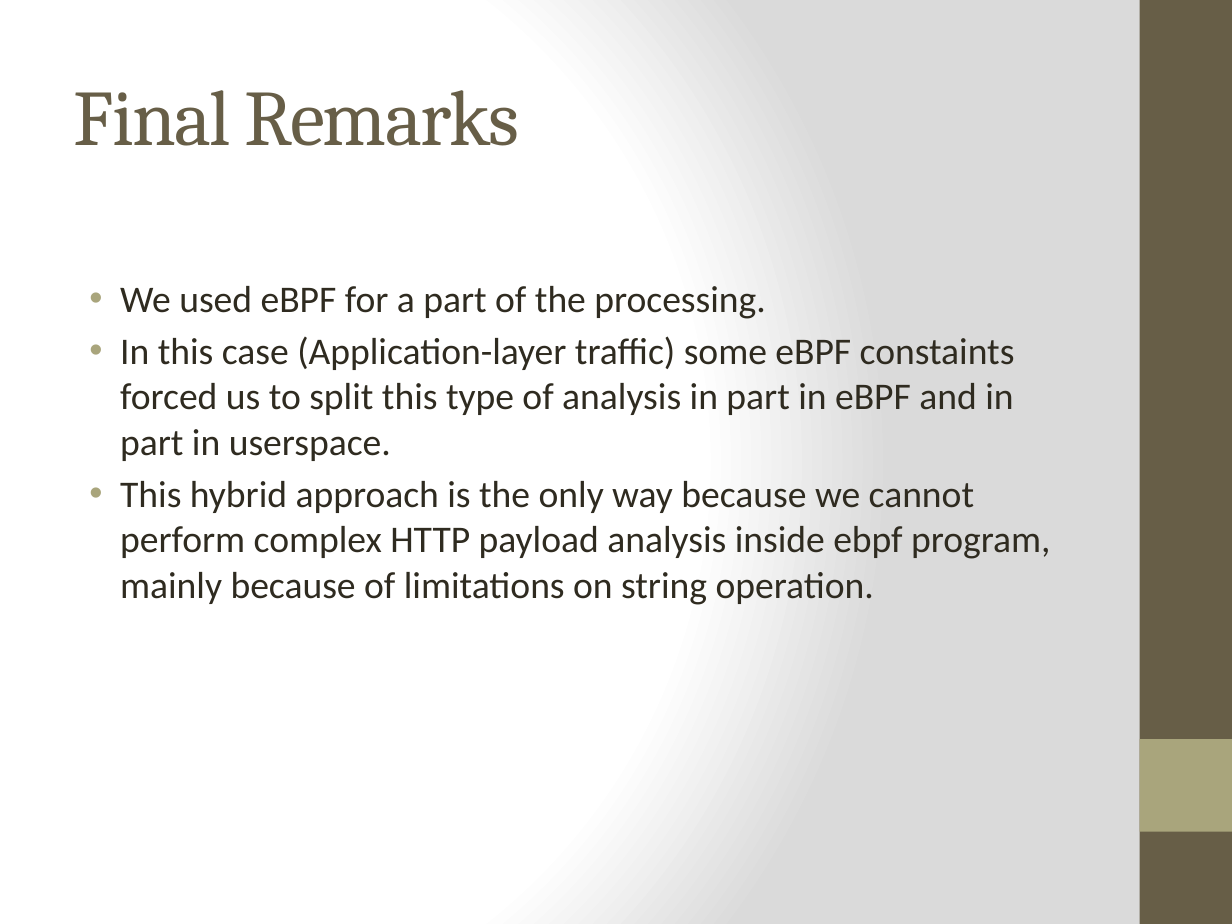
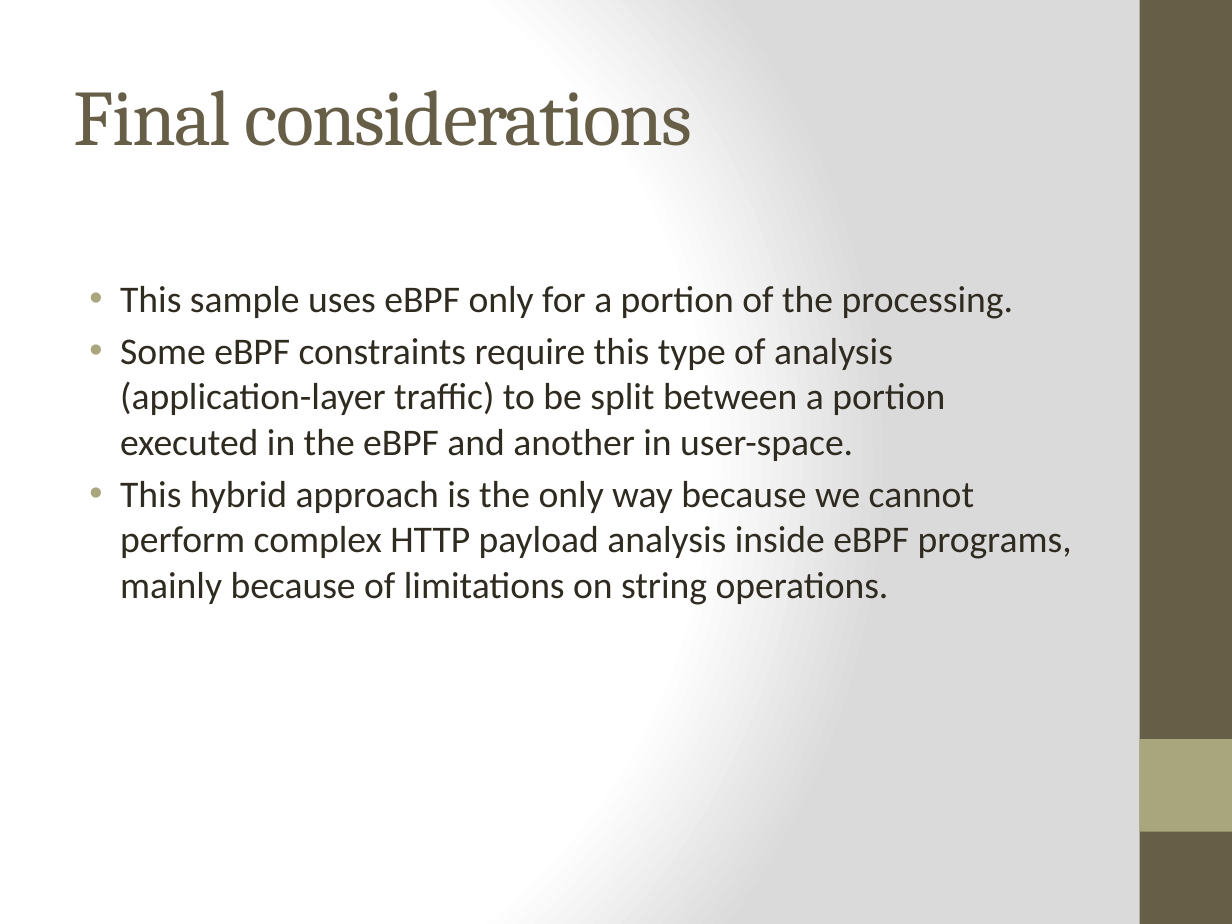
Before and after one commit to netgroup-polito/ebpf-test, a slide deck: slide 5 of ebpf_http_filter.pptx. Drawn at 1232x924 pixels with LibreOffice and Linux fonts; fonts in the diff are those of the drawing. Boxes give left, top, right and bottom in pixels: in the first picture for what was removed or moved away, otherwise in the second. Text is boxed around its words. In the diff, an @@ line names an element or a change of style, - is before the commit and + after.

```diff
--- a/ebpf_http_filter.pptx
+++ b/ebpf_http_filter.pptx
@@ title at box(74, 90, 692, 146): text changed @@
-Final Remarks
+Final considerations
@@ text at box(120, 286, 1072, 605): text changed @@
-• We used eBPF for a part of the processing.
-• In this case (Application-layer traffic) some eBPF constaints forced us to split this type of analysis in part in eBPF and in part in userspace.
-• This hybrid approach is the only way because we cannot perform complex HTTP payload analysis inside ebpf program, mainly because of limitations on string operation.
+• This sample uses eBPF only for a portion of the processing.
+• Some eBPF constraints require this type of analysis (application-layer traffic) to be split between a portion executed in the eBPF and another in user-space.
+• This hybrid approach is the only way because we cannot perform complex HTTP payload analysis inside eBPF programs, mainly because of limitations on string operations.
```
Also in this commit, not shown: 4 other slides changed, 4 other files.
